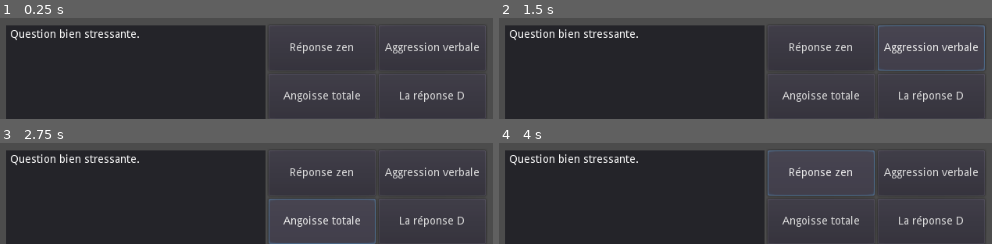
Above: before the commit, frames 1-4 (two rows, left to right).
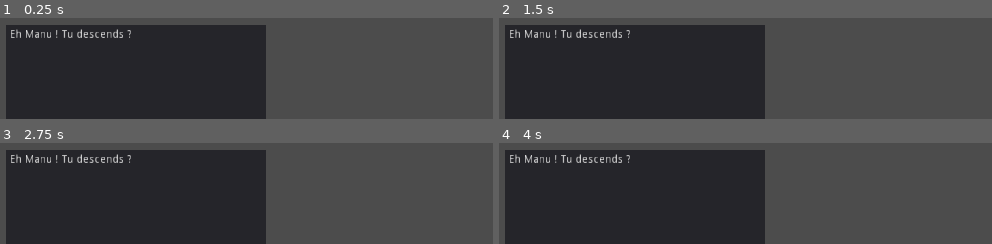
Above: after the commit, the same moments.

Repository: PapyChacal/SpookyGameJam2022
Game: Godot game, scene res://scenes/Main.tscn
Same seed, same stepped clock (60 frames per second), same inputs: the game is played once before the commit and once after it. Before the commit the project starts from res://scenes/Choices.tscn.
Inputs (mouse positions are in pixels of both pictures, inside the frame that each line leads up to):
- Up to frame 1 (0.25 s): no input
- Up to frame 2 (1.5 s): click (819, 48) at 0.5 s, where only the run before the commit has a clickable "Réponse zen"; click (932, 48) at 1.25 s, where only the run before the commit has a clickable "Aggression verbale"
- Up to frame 3 (2.75 s): click (320, 221) at 2 s, where only the run before the commit has a clickable "Angoisse totale"
- Up to frame 4 (4 s): click (932, 221) at 2.75 s, where only the run before the commit has a clickable "La réponse D"; click (819, 173) at 3.5 s, where only the run before the commit has a clickable "Réponse zen"

The runs differ from the first frame. In frame 1, 4.2% of the frame differs, in the area x 2-98%, y 6-100%; in frame 2, 4.7%; in frame 3, 4.7%; in frame 4, 4.7%.
Error before the commit: Invalid get index 'possible_reponses' (on base: 'Nil'). (res://scripts/Choices.gd:15)

Commit message:
Basic dialog system implemented.

Diff:
--- /dev/null
+++ b/assets/interactions.json
@@ -0,0 +1,32 @@
+{
+  "Description 1.1": {
+    "personne_parlant": "Michel",
+    "text": "Eh Manu ! Tu descends ?",
+    "stress_add": 0,
+    "energie_add": 0,
+    "next": "Description 1.2"
+  },
+  "Description 1.2": {
+    "personne_parlant": "Manu",
+    "text": "Pour quoi faire ?",
+    "stress_add": 10,
+    "energie_add": 0,
+    "next": "Dialogue 1"
+  },
+  "Dialogue 1": {
+    "personne_parlant": "Michel",
+    "text": "Eh Manu ! Tu descends ?",
+    "stress_add": 0,
+    "energie_add": 0,
+    "possible_reponses": [
+      {
+        "text": "Pour quoi faire ?",
+        "next": "Description 1.1"
+      },
+      {
+        "text": "Ah je peux pas !",
+        "next": ""
+      }
+    ]
+  }
+}
--- a/project.godot
+++ b/project.godot
@@ -39,9 +39,23 @@
 [application]
 
 config/name="SpookyGameJam2022"
-run/main_scene="scenes/Main.tscn"
+run/main_scene="res://scenes/Main.tscn"
 config/icon="res://icon.png"
+
+[autoload]
+
+Fmod="*res://addons/fmod/Fmod.gd"
+FModInit="*res://scripts/FModInit.gd"
+Interactions="*res://scripts/Interactions.gd"
+
+[display]
+
+window/dpi/allow_hidpi=true
+window/stretch/mode="2d"
+window/stretch/aspect="keep"
 
 [rendering]
 
+quality/intended_usage/framebuffer_allocation=0
+quality/intended_usage/framebuffer_allocation.mobile=0
 environment/default_environment="res://default_env.tres"
--- a/scenes/Choices.tscn
+++ b/scenes/Choices.tscn
@@ -26,7 +26,7 @@
 size_flags_vertical = 3
 size_flags_stretch_ratio = 1.2
 
-[node name="RichTextLabel" type="RichTextLabel" parent="HBoxContainer/Dialog"]
+[node name="Text" type="RichTextLabel" parent="HBoxContainer/Dialog"]
 anchor_right = 1.0
 anchor_bottom = 1.0
 margin_left = 5.0
@@ -80,6 +80,7 @@
 size_flags_horizontal = 3
 size_flags_vertical = 3
 text = "La réponse D"
+[connection signal="choice_made" from="." to="." method="_on_choice"]
 [connection signal="pressed" from="HBoxContainer/GridContainer/Choice1" to="." method="_on_choice1"]
 [connection signal="pressed" from="HBoxContainer/GridContainer/Choice2" to="." method="_on_choice2"]
 [connection signal="pressed" from="HBoxContainer/GridContainer/Choice3" to="." method="_on_choice3"]
--- a/scripts/Choices.gd
+++ b/scripts/Choices.gd
@@ -1,35 +1,55 @@
 extends Control
 class_name Choices
-# Declare member variables here. Examples:
-# var a = 2
-# var b = "text"
-var le_dialogue : dialogue
+
+var le_dialogue : description
+onready var buttons : Array = [
+	$HBoxContainer/GridContainer/Choice1,
+	$HBoxContainer/GridContainer/Choice2,
+	$HBoxContainer/GridContainer/Choice3,
+	$HBoxContainer/GridContainer/Choice4,
+]
 
 signal choice_made
 
-# Called when the node enters the scene tree for the first time.
 func _ready():
-	pass # Replace with function body.
+	print(Interactions.lines["Description 1.1"])
+	print(Interactions.lines["Description 1.1"] == null)
+	set_description("Description 1.1")
+
+func _process(_delta):
+	if (not le_dialogue is Interactions.dialogue_type) \
+	   and le_dialogue != null \
+	   and Input.is_action_just_released("ui_select"):
+		set_description(le_dialogue.next)
+
+func _on_choice(choice : int):
+	set_description(le_dialogue.possible_reponses[choice].next)
 
 func _on_choice1():
-	emit_signal("choice_made", le_dialogue.possible_reponses[0])
+	emit_signal("choice_made", 0)
 
 func _on_choice2():
-	emit_signal("choice_made", le_dialogue.possible_reponses[1])
+	emit_signal("choice_made", 1)
 
 func _on_choice3():
-	emit_signal("choice_made", le_dialogue.possible_reponses[2])
+	emit_signal("choice_made", 2)
 
 func _on_choice4():
-	emit_signal("choice_made", le_dialogue.possible_reponses[3])
-# Called every frame. 'delta' is the elapsed time since the previous frame.
-#func _process(delta):
-#	pass
-func _dialogue_to_screan(un_dialogue : dialogue):
-	get_node("HBoxContainer/Dialog/RichTextLabel").text = un_dialogue.text
-	get_node("HBoxContainer/GridContainer/Choice1").text = un_dialogue.possible_reponses[0]
-	get_node("HBoxContainer/GridContainer/Choice2").text = un_dialogue.possible_reponses[1]
-	get_node("HBoxContainer/GridContainer/Choice3").text = un_dialogue.possible_reponses[2]
-	get_node("HBoxContainer/GridContainer/Choice4").text = un_dialogue.possible_reponses[3]
-	le_dialogue = un_dialogue
-	return
+	emit_signal("choice_made", 3)
+
+func set_description(id : String):
+	if id == "":
+		le_dialogue = null
+		self.set_visible(false)
+		return
+
+	var d : description = Interactions.lines[id]
+	le_dialogue = d
+	$HBoxContainer/Dialog/Text.text = d.text
+	var nrep = 0 if not d is Interactions.dialogue_type else \
+			   d.possible_reponses.size()
+	for i in range(nrep):
+		buttons[i].text = d.possible_reponses[i].text
+		buttons[i].set_visible(true)
+	for i in range(nrep, 4):
+		buttons[i].set_visible(false)
--- /dev/null
+++ b/scripts/Interactions.gd
@@ -0,0 +1,78 @@
+extends Node
+
+const interactions_file = 'res://assets/interactions.json'
+const dialogue_type = preload("res://scripts/dialogue.gd")
+const description_type = preload("res://scripts/description.gd")
+
+var lines : Dictionary
+
+func _ready():
+	lines = load_interactions(interactions_file)
+
+func load_interactions(path : String):
+	var f : File = File.new()
+	f.open(path, File.READ)
+
+	var dict_save = JSON.parse(f.get_as_text()).result
+#	print(dict_save)
+	var dict = {}
+
+	if dict_save == null:
+		push_error("Interaction file not found. No story loaded. No fun here.")
+
+	for id in dict_save:
+		if dict_save[id].has('possible_reponses'):
+			var reponses : Array = []
+			for r in dict_save[id]['possible_reponses']:
+				reponses.append(reponse.new(r.text, r.next))
+
+			dict[id] = dialogue.new(
+				dict_save[id].personne_parlant,
+				dict_save[id].text,
+				dict_save[id].energie_add,
+				dict_save[id].stress_add,
+				reponses
+			)
+		else:
+			dict[id] = description.new(
+				dict_save[id].personne_parlant,
+				dict_save[id].text,
+				dict_save[id].energie_add,
+				dict_save[id].stress_add,
+				dict_save[id].next
+			)
+
+	return dict
+
+func save_interactions(dict : Dictionary, path : String):
+	var f : File = File.new()
+	f.open(path, File.WRITE)
+
+	var dict_save = {}
+
+	for id in dict:
+		if dict[id] is dialogue_type:
+			var reponses : Array = []
+			for r in dict[id].possible_reponses:
+				reponses.append({
+					"text" : r.text,
+					"next" : r.next,
+				})
+			dict_save[id] = {
+				"personne_parlant" : dict[id].personne_parlant,
+				"text" : dict[id].text,
+				"stress_add": dict[id].stress_add,
+				"energie_add": dict[id].energie_add,
+				"possible_reponses": reponses,
+			}
+
+		elif dict[id] is description_type:
+			dict_save[id] = {
+				"personne_parlant" : dict[id].personne_parlant,
+				"text" : dict[id].text,
+				"stress_add": dict[id].stress_add,
+				"energie_add": dict[id].energie_add,
+				"next": dict[id].next
+			}
+
+	f.store_string(JSON.print(dict_save, "  "))
